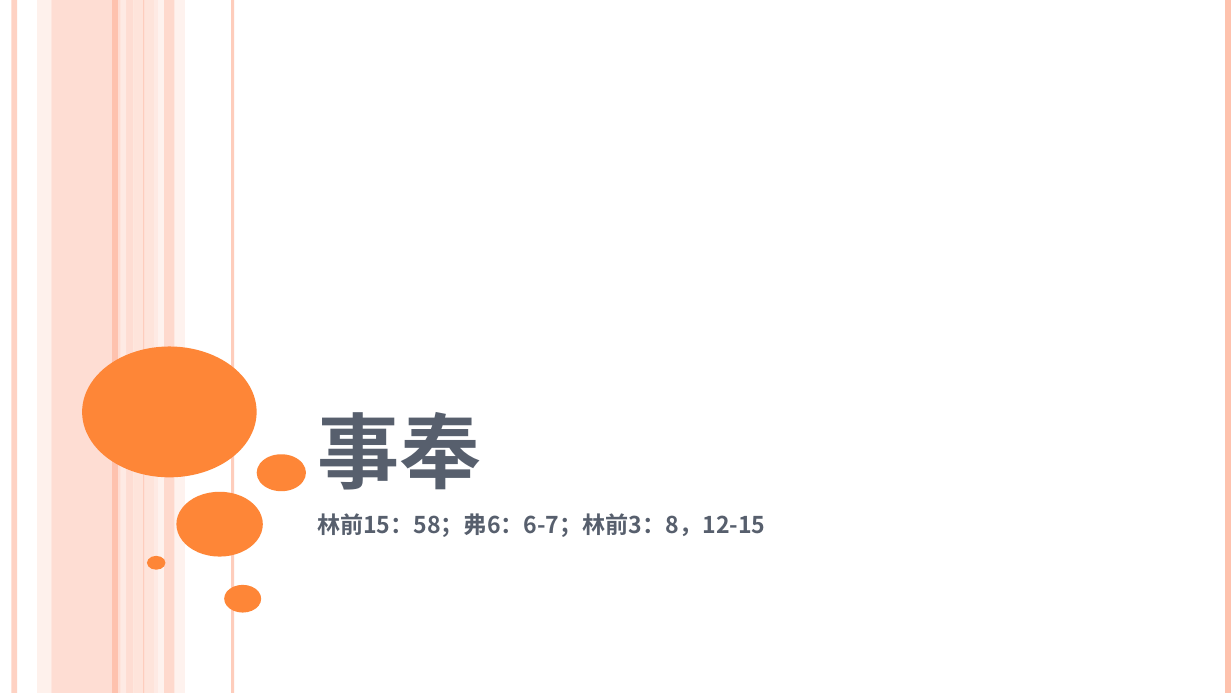
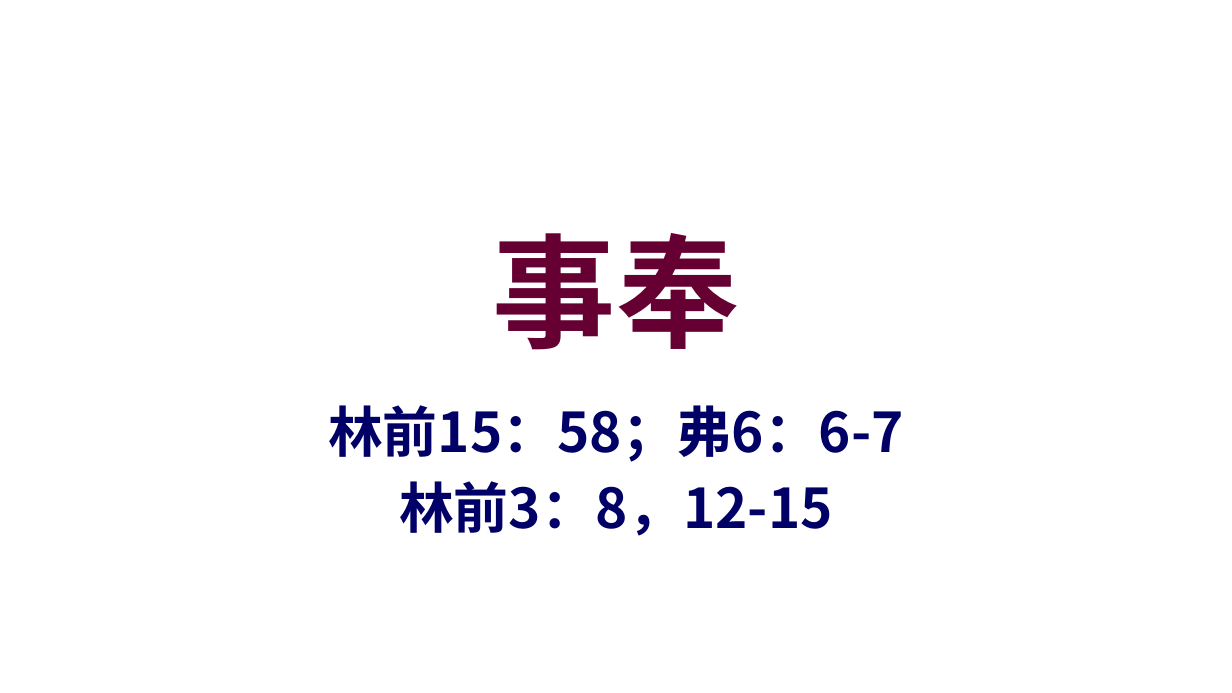
Before and after one commit to batisuoc/worship-resources, a slide deck: slide 1 of 56事奉.pptx. Drawn at 1232x693 pixels with LibreOffice and Linux fonts; fonts in the diff are those of the drawing; background and template pictures are left out. Boxes give left, top, right and bottom in pixels: in the first picture for what was removed or moved away, otherwise in the second. Text is boxed around its words. In the diff, an @@ line names an element or a change of style, - is before the commit and + after.

Commit message:
Update ppts

```diff
--- a/56事奉.pptx
+++ b/56事奉.pptx
@@ line removed from (15, 0) to (15, 693) @@
@@ rectangle removed at (x1=37, y1=0, x2=51, y2=693) @@
@@ rectangle removed at (x1=52, y1=0, x2=134, y2=693) @@
@@ line removed from (116, 0) to (116, 693) @@
@@ line removed from (123, 0) to (123, 693) @@
@@ rectangle removed at (x1=133, y1=0, x2=158, y2=693) @@
@@ line removed from (144, 0) to (144, 693) @@
@@ rectangle removed at (x1=153, y1=0, x2=185, y2=693) @@
@@ rectangle removed at (x1=165, y1=0, x2=175, y2=693) @@
@@ line removed from (233, 0) to (233, 693) @@
@@ line removed from (1228, 0) to (1228, 693) @@
@@ title "事奉" moved from (x1=317, y1=412, x2=481, y2=490) to (x1=493, y1=233, x2=739, y2=350) @@
@@ title "事奉" at (x1=493, y1=233, x2=739, y2=350): size 80 to 96 pt, text colour #575F6D to #660033, small capitals off; alignment left to centre; vertical alignment bottom to middle @@
@@ ellipse removed at (x1=82, y1=347, x2=257, y2=478) @@
@@ subtitle at (x1=328, y1=405, x2=904, y2=536): text changed; size 18 to 42.7 pt; text colour #575F6D to #000066 @@
-林前15：58；弗6：6-7；林前3：8，12-15
+林前15：58；弗6：6-7
+林前3：8，12-15
@@ ellipse removed at (x1=257, y1=455, x2=306, y2=492) @@
@@ ellipse removed at (x1=177, y1=492, x2=263, y2=556) @@
@@ ellipse removed at (x1=147, y1=556, x2=165, y2=570) @@
@@ ellipse removed at (x1=225, y1=585, x2=262, y2=613) @@
```
Also in this commit, not shown: 5 other slides changed.
